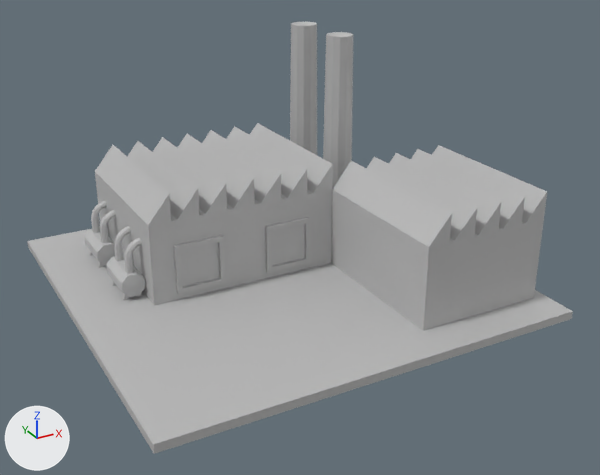
Renders of the FBX model Assets/Model/Factory5.fbx from each side of a commit.
Camera for both pictures: a 50 mm camera at (-4.24, -8.31, 4.62) aimed at (0.11, -0.41, 0.67). Arrows for +X, +Y and +Z are at lower left; the lights stay in place. Where no turn or scale is listed for an object, it has been applied to the vertices. Vertices at the same position are counted once.

Script lines for the objects in view, before the commit:
```python
me_mesh = bpy.data.meshes.new('Mesh')
me_mesh.from_pydata(...)  # 699 vertices, 584 faces; spans x -2.5..2.5, y -2.5..2.5, z 0.0..2.85
me_mesh.materials.append(mat_lambert2)  # grey #bcbcbc
ob_pcylinder13 = bpy.data.objects.new('pCylinder13', me_mesh)
ob_pcylinder13.location = (0.0, 0.0, -0.05)
```
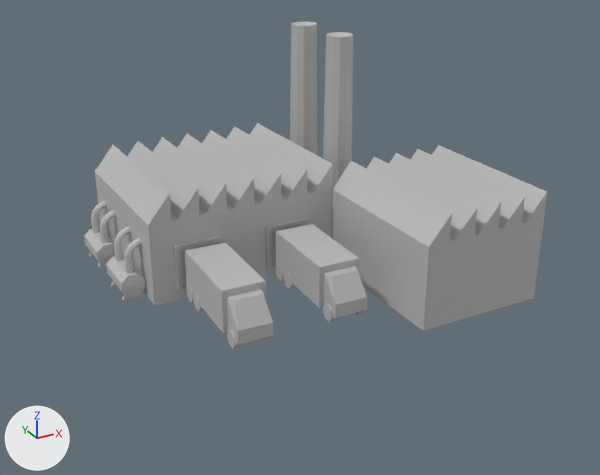
Location of each change, [x1, y1, x2, y2] in pixels of the pictures (600 x 475 px):
'pCylinder13', reshaped (15% narrower, 28% shorter): before [27, 22, 573, 454]; after [84, 22, 547, 331]
'solid', added: after [185, 243, 273, 349]
'solid1', added: after [276, 224, 367, 322]
part 1 of me_mesh, deleted: before [27, 229, 573, 454]

The change, as a list of edits to the scene's bpy script:
```text
Add mat_lambert3:
    mat_lambert3 = principled_material('lambert3')
    mat_lambert3.base_color = (0.5, 0.5, 0.5)  # grey #bcbcbc
Change me_mesh:
    where me_mesh.from_pydata(...)  # 699 vertices, 584 faces; spans x -2.5..2.5, y -2.5..2.5, z 0.0..2.85
    used by ob_pcylinder13; location = (0.0, 0.0, -0.05)
    me_mesh part 1: the loose piece of 8 vertices spanning x -2.5..2.5, y -2.5..2.5, z 0.0..0.1 is deleted
Add me_mesh_002:
    me_mesh_002.from_pydata(...)  # 78 vertices, 85 faces; spans x -0.286..0.251, y -0.837..0.558, z 0.0..0.593
    me_mesh_002.materials.append(mat_lambert3)  # grey #bcbcbc
Add ob_solid1:
    ob_solid1 = bpy.data.objects.new('solid1', me_mesh_002)
    ob_solid1.location = (0.14, -0.77, 0.13)
Add ob_solid:
    ob_solid = bpy.data.objects.new('solid', me_mesh_002.copy())
    ob_solid.location = (-1.01, -0.77, 0.13)
```
